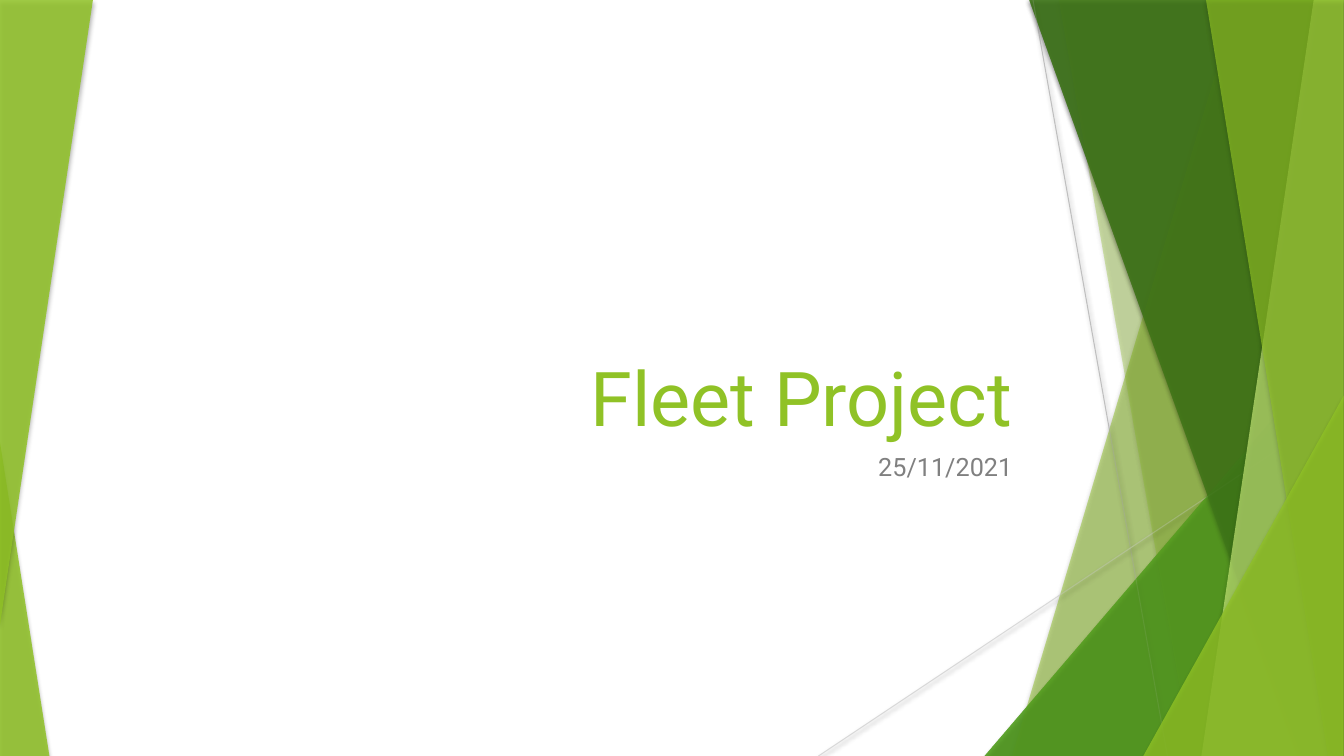
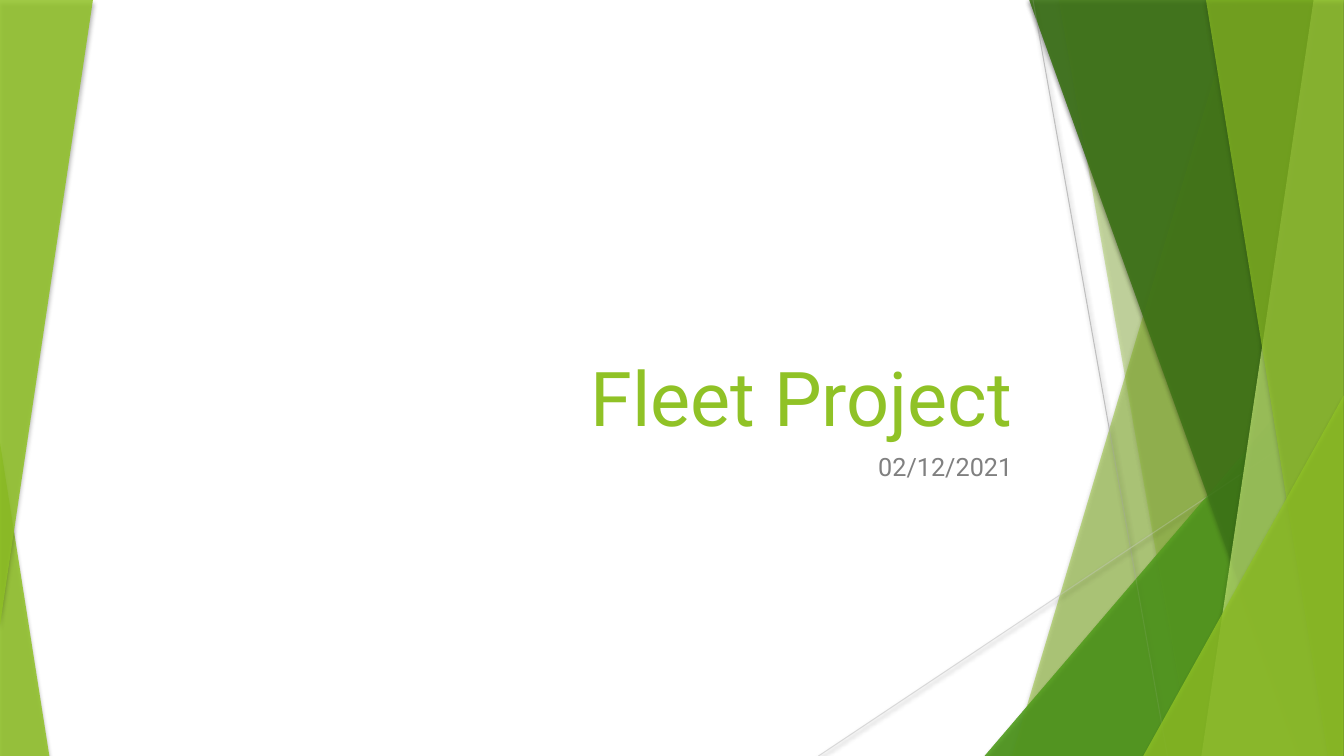
Before and after one commit to OlivierDeNeef/FleetMangementApp, a slide deck: slide 1 of Documentatie/Powerpoints/02_12_2021.pptx. Drawn at 1344x756 pixels with LibreOffice and Linux fonts; fonts in the diff are those of the drawing. Boxes give left, top, right and bottom in pixels: in the first picture for what was removed or moved away, otherwise in the second. Text is boxed around its words. In the diff, an @@ line names an element or a change of style, - is before the commit and + after.

```diff
--- a/Documentatie/Powerpoints/02_12_2021.pptx
+++ b/Documentatie/Powerpoints/02_12_2021.pptx
@@ text at (x1=878, y1=458, x2=1012, y2=478): text changed @@
-25/11/2021
+02/12/2021
```
Also in this commit, not shown: 1 other file.
